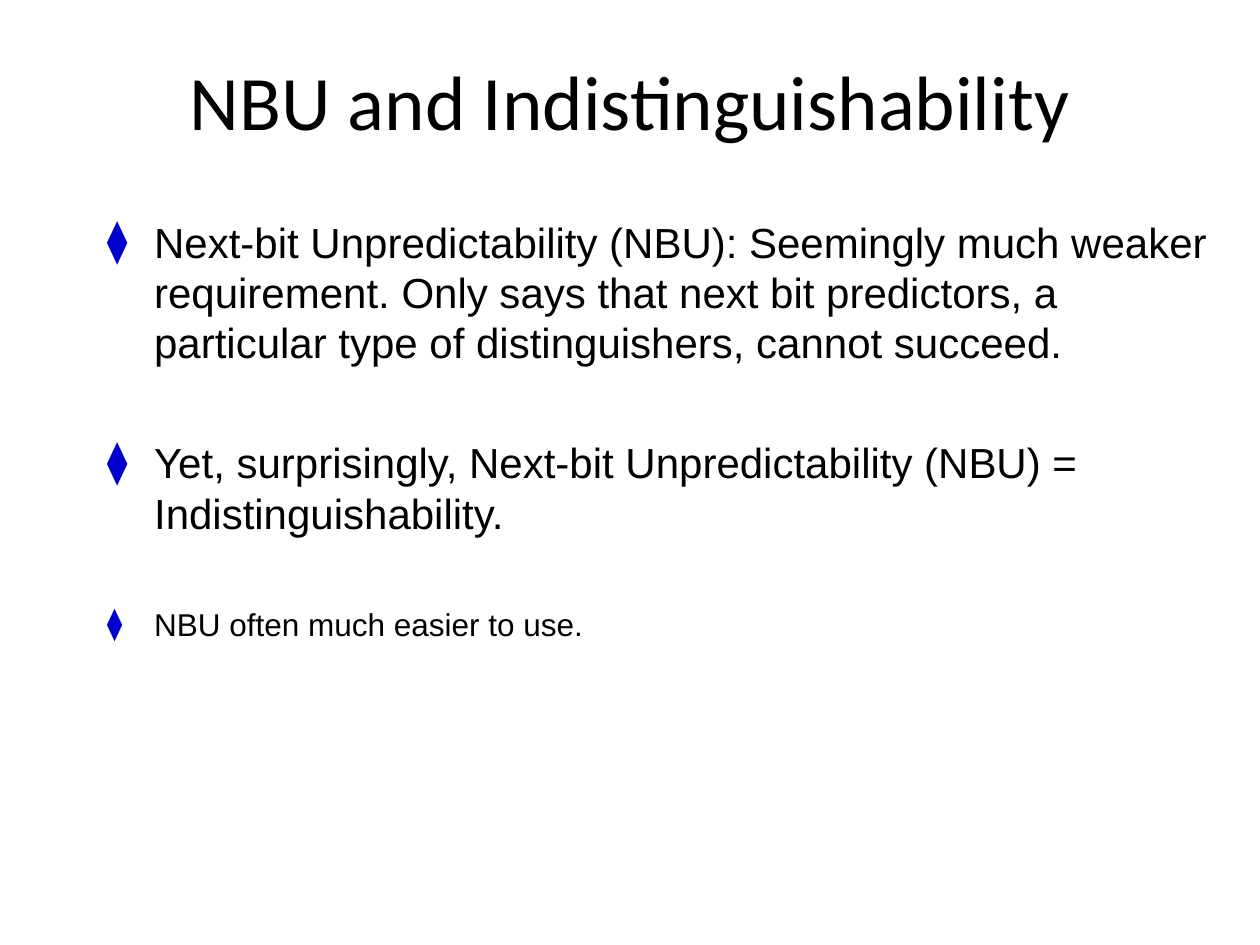
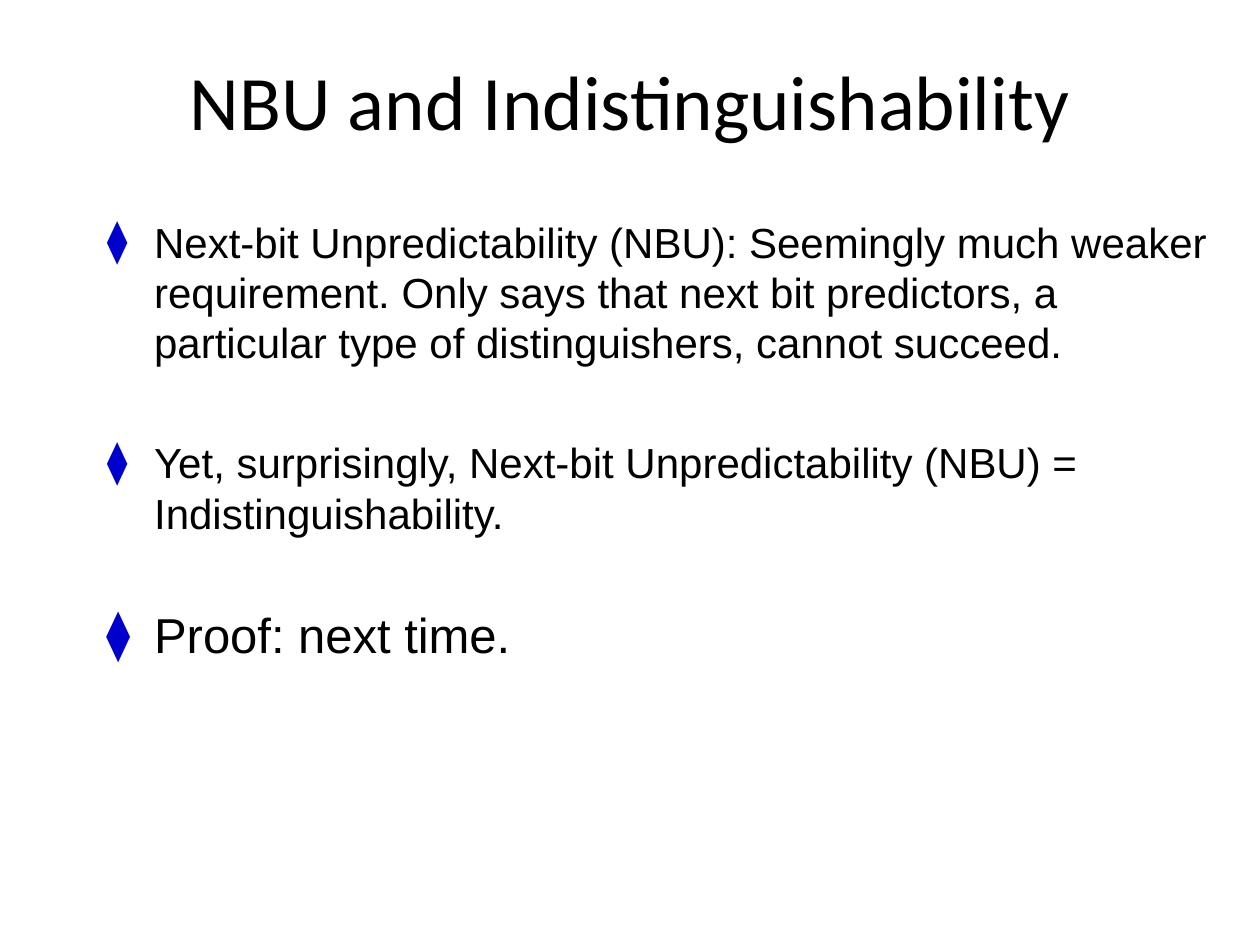
Before and after one commit to mit6875/mit6875.github.io, a slide deck: slide 46 of Slides-2026/lec2.pptx (slide 45 before the commit). Drawn at 1260x945 pixels with LibreOffice and Linux fonts; fonts in the diff are those of the drawing. Boxes give left, top, right and bottom in pixels: in the first picture for what was removed or moved away, otherwise in the second. Text is boxed around its words. In the diff, an @@ line names an element or a change of style, - is before the commit and + after.

```diff
--- a/Slides-2026/lec2.pptx
+++ b/Slides-2026/lec2.pptx
@@ text at [154,617,510,654]: text changed; size 18 to 28 pt @@
-⧫ NBU often much easier to use.
+⧫ Proof: next time.
```
Also in this commit, not shown: 6 other slides changed, 1 slide added, 1 slide removed.
